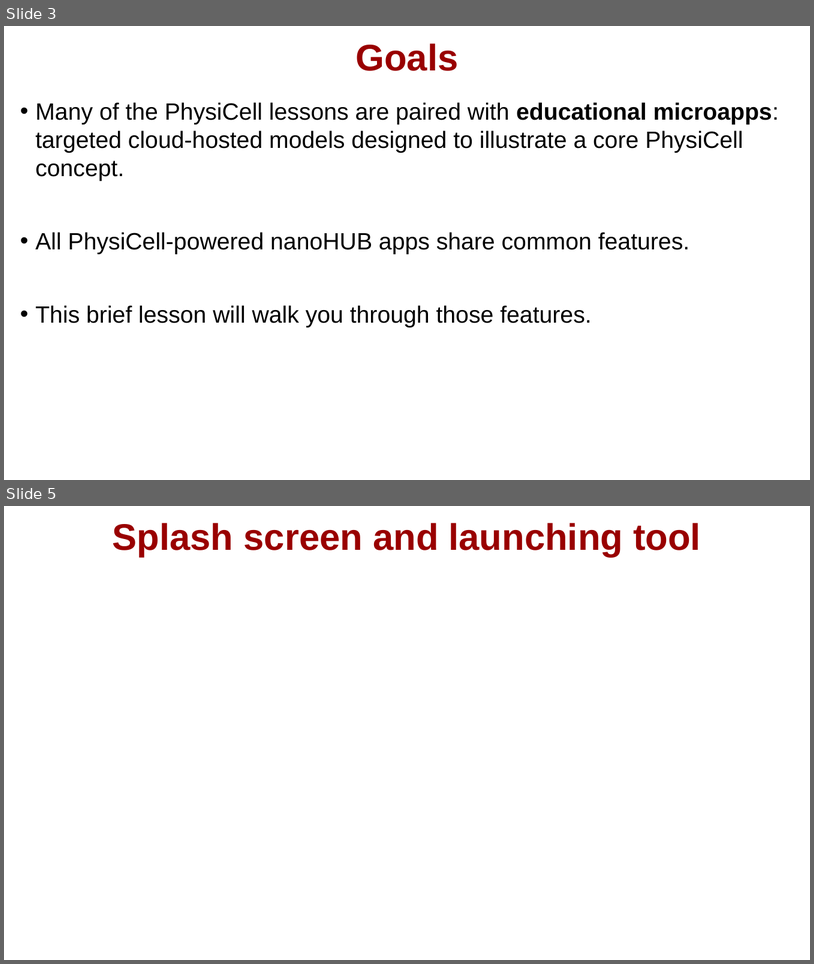
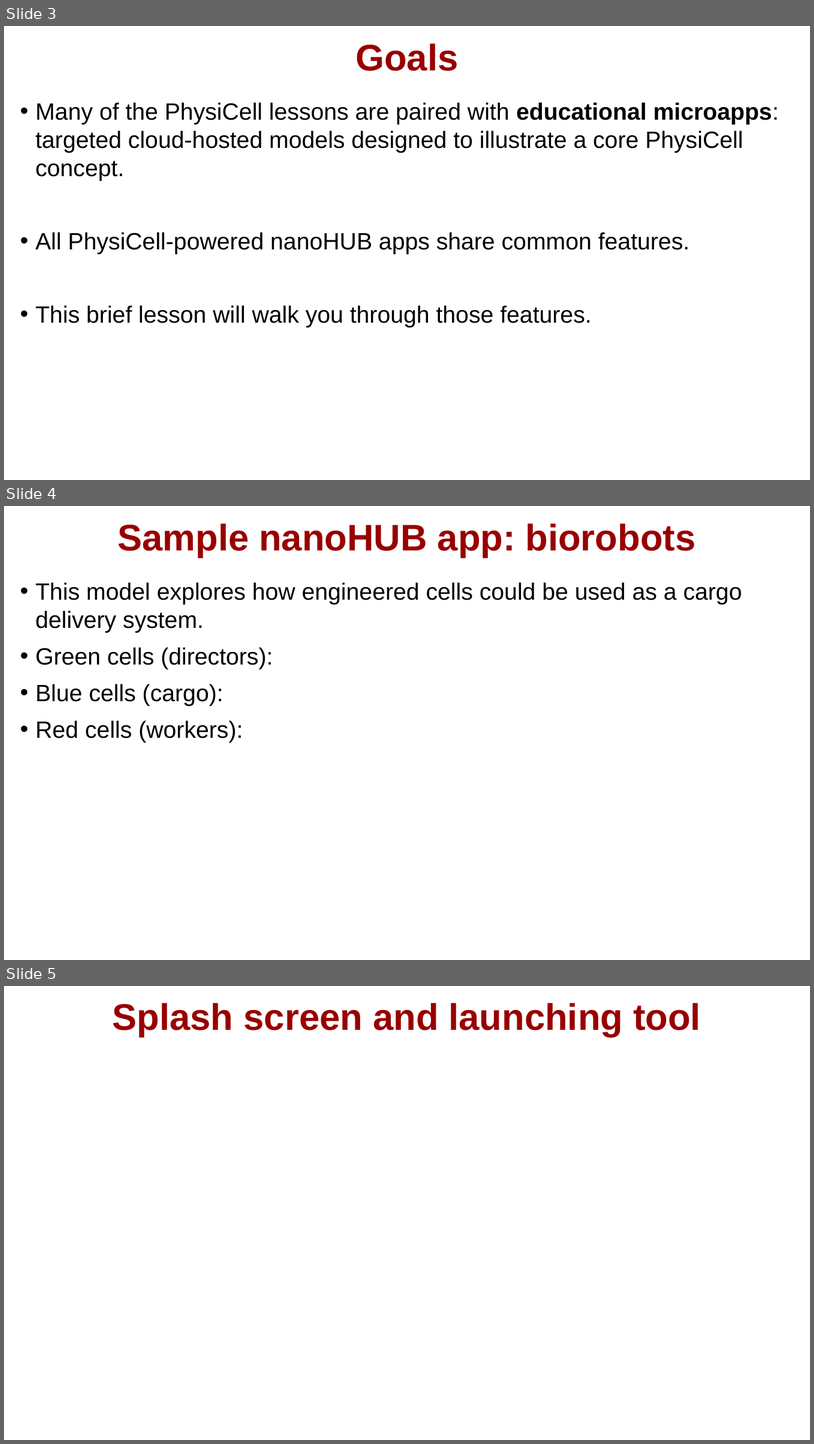
Before and after one commit to physicell-training/02-How-to-nanoHUB, a slide deck: pptx_source/02-How-to-nanoHUB.pptx. Shown one above the other, each under a label of ours: slides 3 and 5 before the commit, slides 3, 4 and 5 after it; the slides between them are not shown. The pictures are 814x964 and 814x1444 pixels, drawn with LibreOffice and Linux fonts; fonts in the diff are those of the drawing; background and template pictures are left out. Boxes give left, top, right and bottom in pixels: in the first picture for what was removed or moved away, otherwise in the second. Text is boxed around its words. In the diff, an @@ line names an element or a change of style, - is before the commit and + after.

```diff
--- a/pptx_source/02-How-to-nanoHUB.pptx
+++ b/pptx_source/02-How-to-nanoHUB.pptx
@@ slide 4 added at <box>4,506,810,960</box>, background #FFFFFF @@
@@ title added at <box>117,523,696,558</box>, 33 pt, text #990000, bold @@
+Sample nanoHUB app: biorobots
@@ text added at <box>35,582,743,742</box>, 21 pt, text #000000 @@
+• This model explores how engineered cells could be used as a cargo delivery system.
+• Green cells (directors):
+• Blue cells (cargo):
+• Red cells (workers):
```
Also in this commit, not shown: 1 slide removed.
